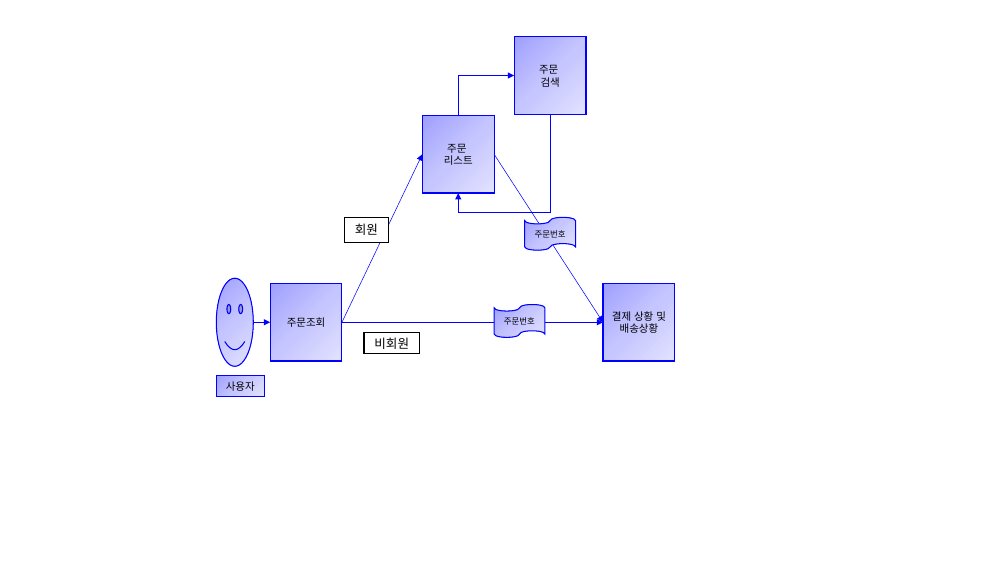
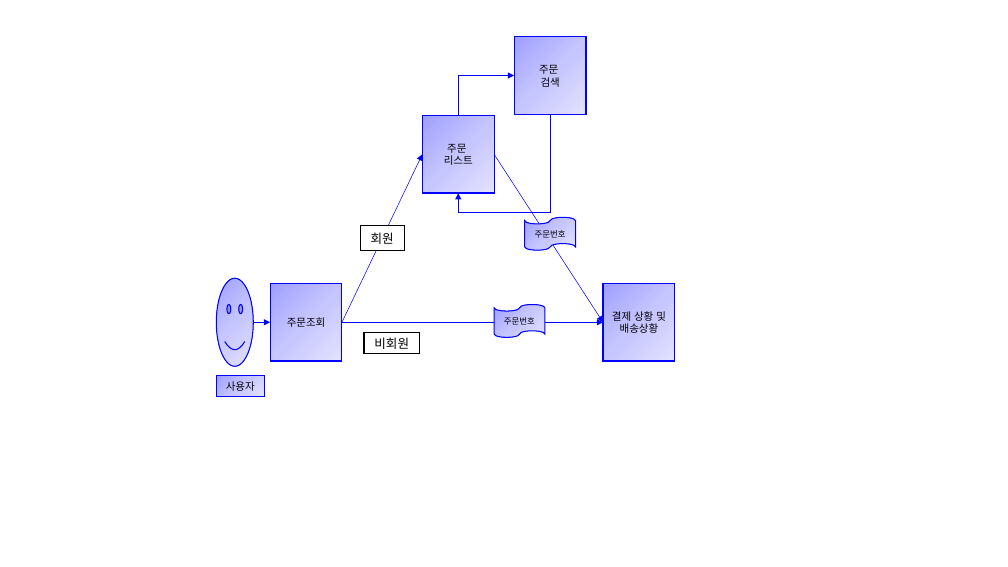
Before and after one commit to djawlths3/cafe24_project, a slide deck: slide 4 of doc/시나리오.pptx. Drawn at 1008x567 pixels with LibreOffice and Linux fonts; fonts in the diff are those of the drawing. Boxes give left, top, right and bottom in pixels: in the first picture for what was removed or moved away, otherwise in the second. Text is boxed around its words. In the diff, an @@ line names an element or a change of style, - is before the commit and + after.

```diff
--- a/doc/시나리오.pptx
+++ b/doc/시나리오.pptx
@@ rectangle "회원": place and size @@
-rectangle "회원" at (345, 218, 389, 243)
+rectangle "회원" at (360, 226, 404, 251)
```
Also in this commit, not shown: 2 other slides changed, 2 other files.
